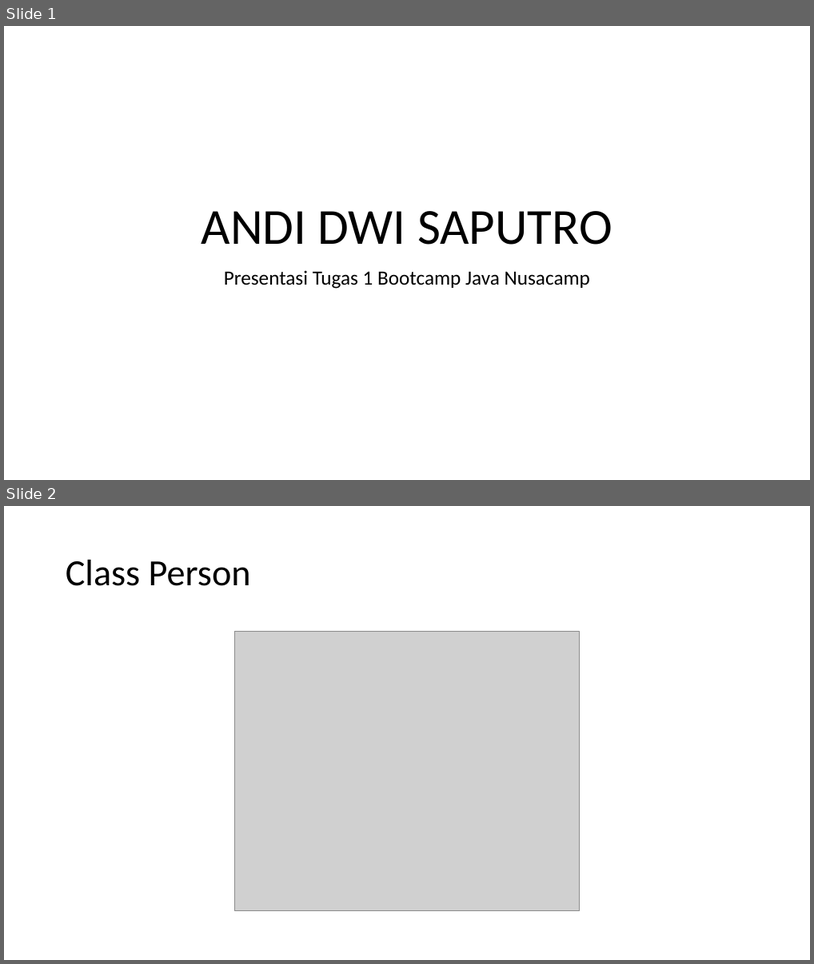
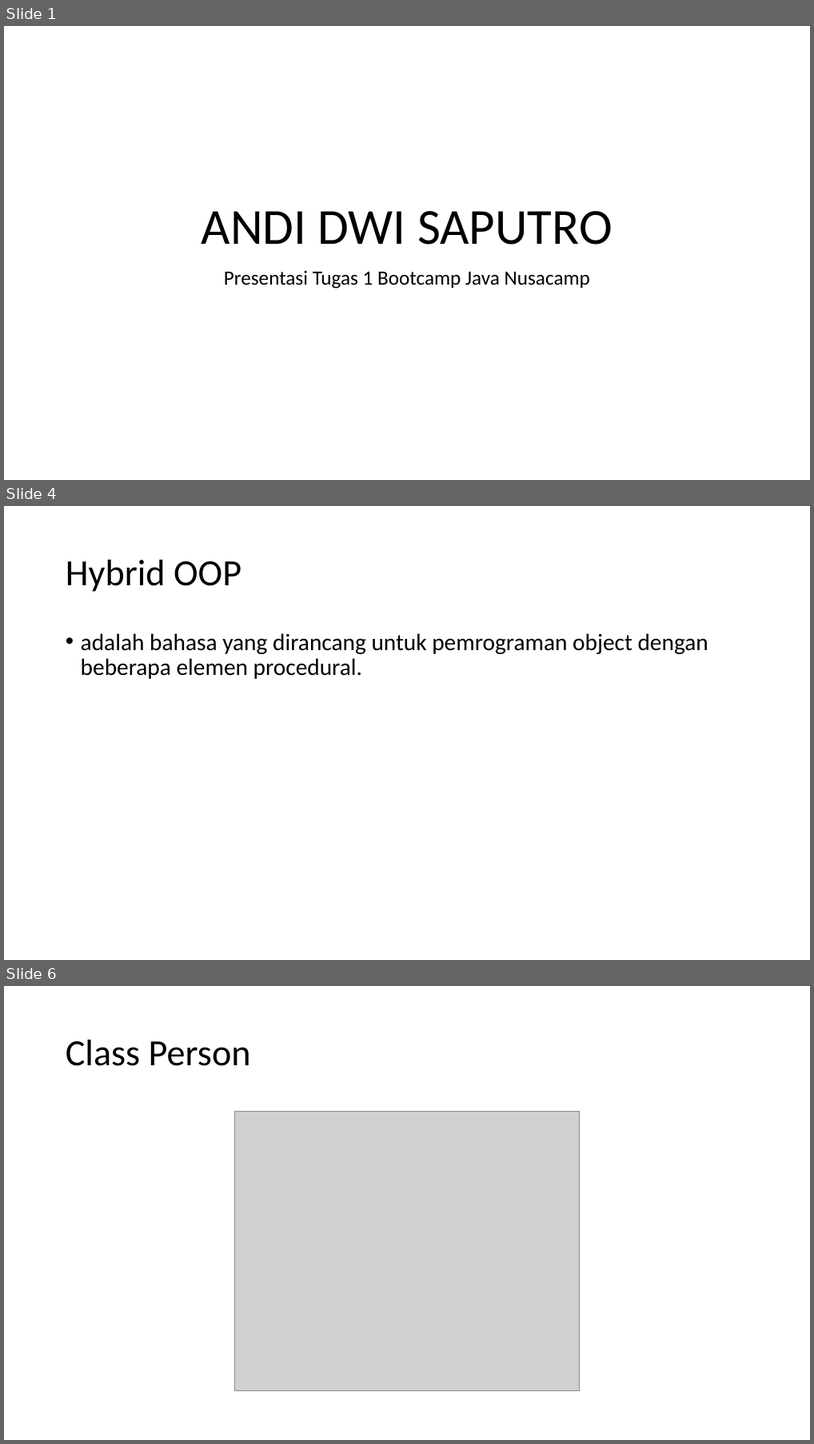
Before and after one commit to andiads/Nusacamp, a slide deck: ANDI DWI SAPUTRO.pptx. Shown one above the other, each under a label of ours: slides 1 and 2 before the commit, slides 1, 4 and 6 after it; the slides between them are not shown. The pictures are 814x964 and 814x1444 pixels, drawn with LibreOffice and Linux fonts; fonts in the diff are those of the drawing; grey boxes stand for pictures. Boxes give left, top, right and bottom in pixels: in the first picture for what was removed or moved away, otherwise in the second. Text is boxed around its words. In the diff, an @@ line names an element or a change of style, - is before the commit and + after.

```diff
--- a/ANDI DWI SAPUTRO.pptx
+++ b/ANDI DWI SAPUTRO.pptx
@@ slide 4 added at bbox=[4, 506, 810, 960], background #FFFFFF @@
@@ title added at bbox=[66, 560, 242, 592], 44 pt, text #000000 @@
+Hybrid OOP
@@ text added at bbox=[81, 633, 709, 679], 28 pt, text #000000 @@
+• adalah bahasa yang dirancang untuk pemrograman object dengan beberapa elemen procedural.
@@ what was slide 2 is now slide 6 @@
```
Also in this commit, not shown: 3 other slides added.
